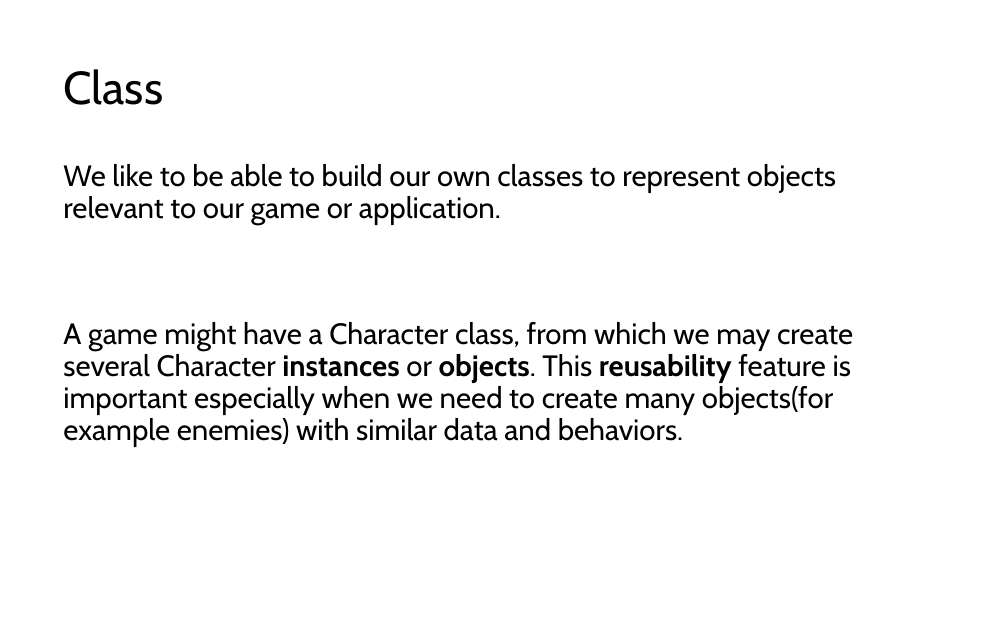
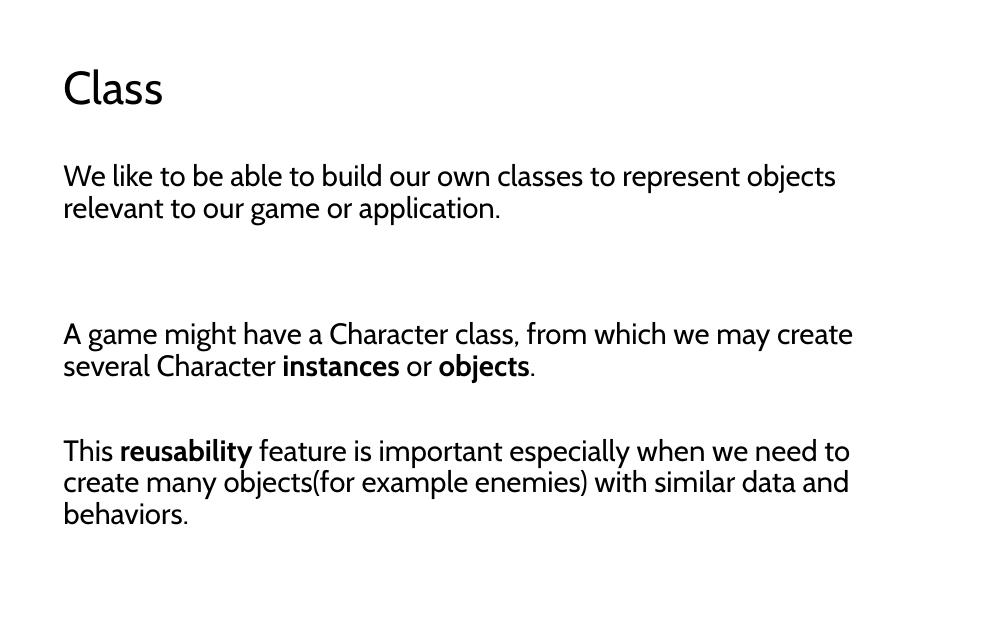
Before and after one commit to LongBaoNguyen/longbaonguyen.github.io, a slide deck: slide 6 of courses/apcsp/lect9.pptx. Drawn at 1008x630 pixels with LibreOffice and Linux fonts; fonts in the diff are those of the drawing. Boxes give left, top, right and bottom in pixels: in the first picture for what was removed or moved away, otherwise in the second. Text is boxed around its words. In the diff, an @@ line names an element or a change of style, - is before the commit and + after.

```diff
--- a/courses/apcsp/lect9.pptx
+++ b/courses/apcsp/lect9.pptx
@@ text at (63,322,853,525): text changed @@
-A game might have a Character class, from which we may create several Character instances or objects. This reusability feature is important especially when we need to create many objects(for example enemies) with similar data and behaviors.
+A game might have a Character class, from which we may create several Character instances or objects.
+This reusability feature is important especially when we need to create many objects(for example enemies) with similar data and behaviors.
```
Also in this commit, not shown: 3 other slides changed, 1 slide added, 1 other file.
